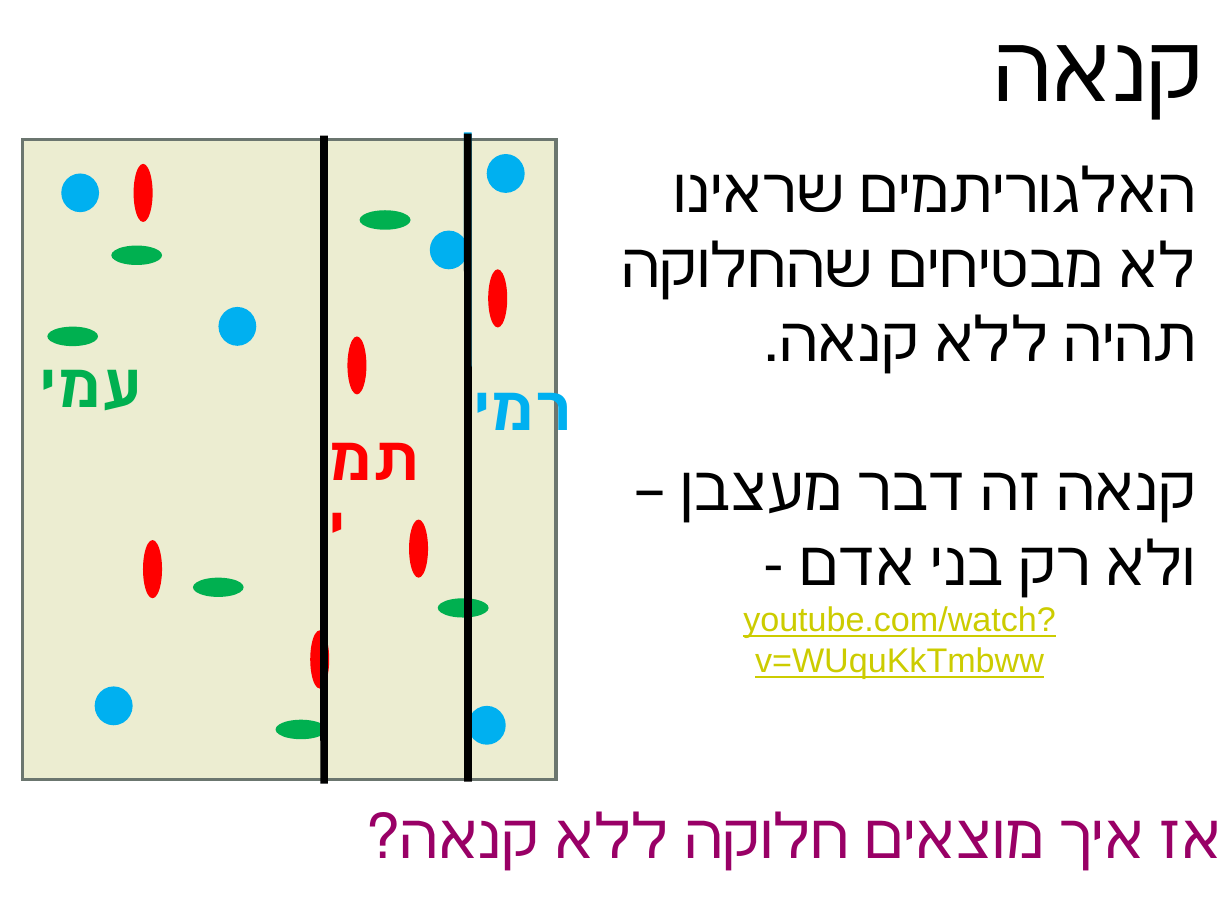
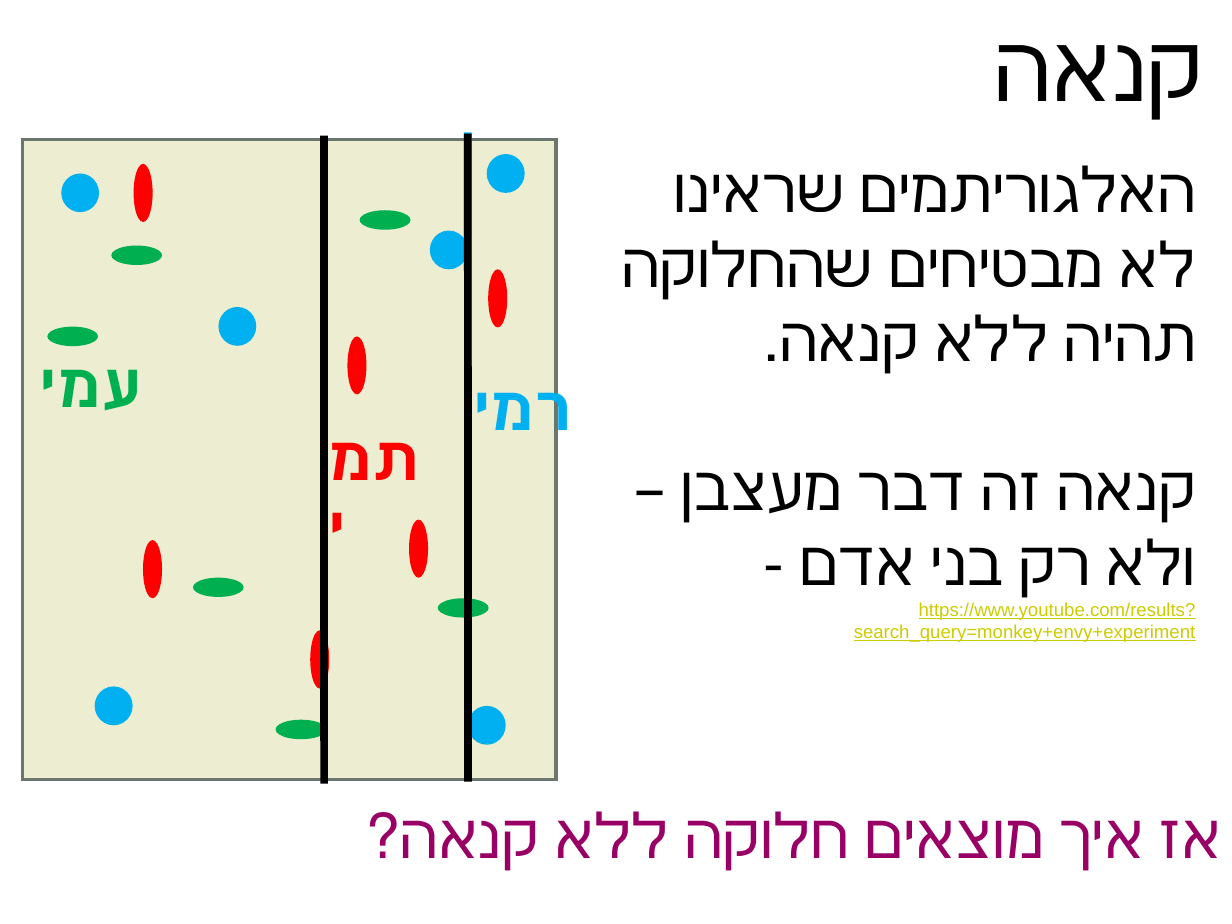
Before and after one commit to erelsgl/ariel-algorithms-5779, a slide deck: slide 2 of 01-cake-cutting/slides-2-envyfree.odp. Drawn at 1232x924 pixels with LibreOffice and Linux fonts; fonts in the diff are those of the drawing. Boxes give left, top, right and bottom in pixels: in the first picture for what was removed or moved away, otherwise in the second. Text is boxed around its words. In the diff, an @@ line names an element or a change of style, - is before the commit and + after.

```diff
--- a/01-cake-cutting/slides-2-envyfree.odp
+++ b/01-cake-cutting/slides-2-envyfree.odp
@@ text at bbox=[854, 602, 1196, 642]: text changed; size 22 to 12 pt @@
-youtube.com/watch?v=WUquKkTmbww
+https://www.youtube.com/results?search_query=monkey+envy+experiment
```
Also in this commit, not shown: 14 other files.
